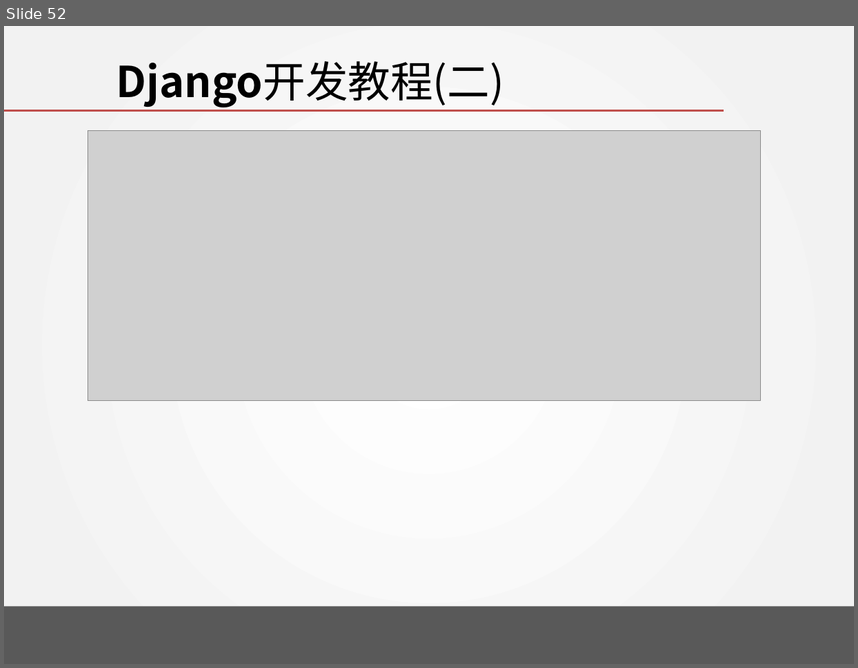
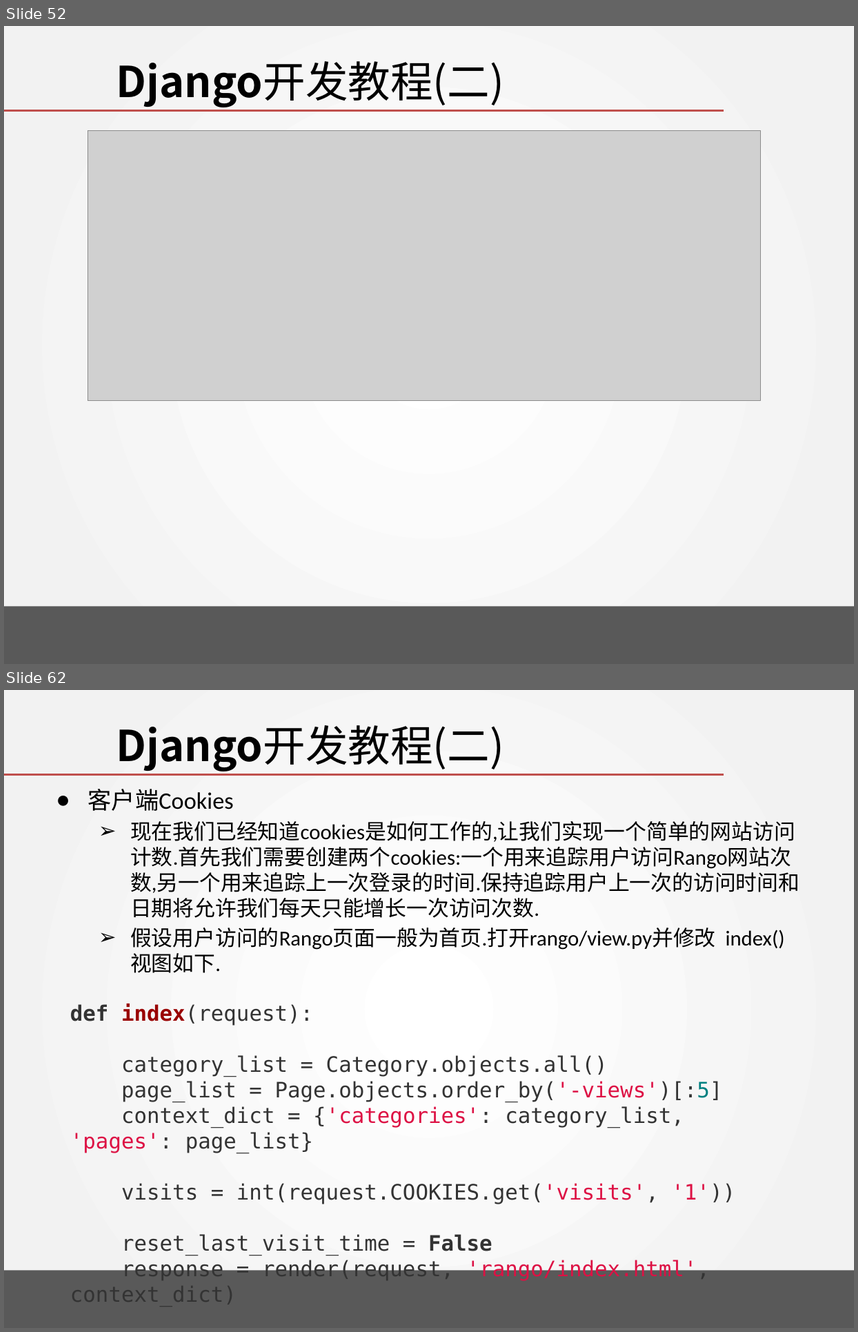
Before and after one commit to wangjin0818/Creative_Experiment, a slide deck: week 05/Tango with Django - II.pptx. Shown one above the other, each under a label of ours: slide 52 before the commit, slides 52 and 62 after it; the slides between them are not shown. The pictures are 858x668 and 858x1332 pixels, drawn with LibreOffice and Linux fonts; fonts in the diff are those of the drawing; grey boxes stand for pictures; background and template pictures are left out. Boxes give left, top, right and bottom in pixels: in the first picture for what was removed or moved away, otherwise in the second. Text is boxed around its words. In the diff, an @@ line names an element or a change of style, - is before the commit and + after.

```diff
--- a/week 05/Tango with Django - II.pptx
+++ b/week 05/Tango with Django - II.pptx
@@ slide 62 added at (x1=4, y1=690, x2=854, y2=1328), background gradient #FFFFFF to #F2F2F2; not listed: 2 template elements that a slide beside it also shows @@
@@ title added at (x1=116, y1=725, x2=505, y2=771), 36 pt, text #000000 @@
+Django开发教程(二)
@@ text added at (x1=88, y1=789, x2=800, y2=973), 18 pt, text #000000 @@
+● 客户端Cookies
+  ➢ 现在我们已经知道cookies是如何工作的,让我们实现一个简单的网站访问计数.首先我们需要创建两个cookies:一个用来追踪用户访问Rango网站次数,另一个用来追踪上一次登录的时间.保持追踪用户上一次的访问时间和日期将允许我们每天只能增长一次访问次数.
+  ➢ 假设用户访问的Rango页面一般为首页.打开rango/view.py并修改 index()视图如下.
@@ text added at (x1=70, y1=1003, x2=735, y2=1306), 18 pt, text #333333 @@
+def index(request):
+category_list = Category.objects.all()
+page_list = Page.objects.order_by('-views')[:5]
+context_dict = {'categories': category_list, 'pages': page_list}
+visits = int(request.COOKIES.get('visits', '1'))
+reset_last_visit_time = False
+response = render(request, 'rango/index.html', context_dict)
```
Also in this commit, not shown: 5 slides changed, 21 other slides added.
